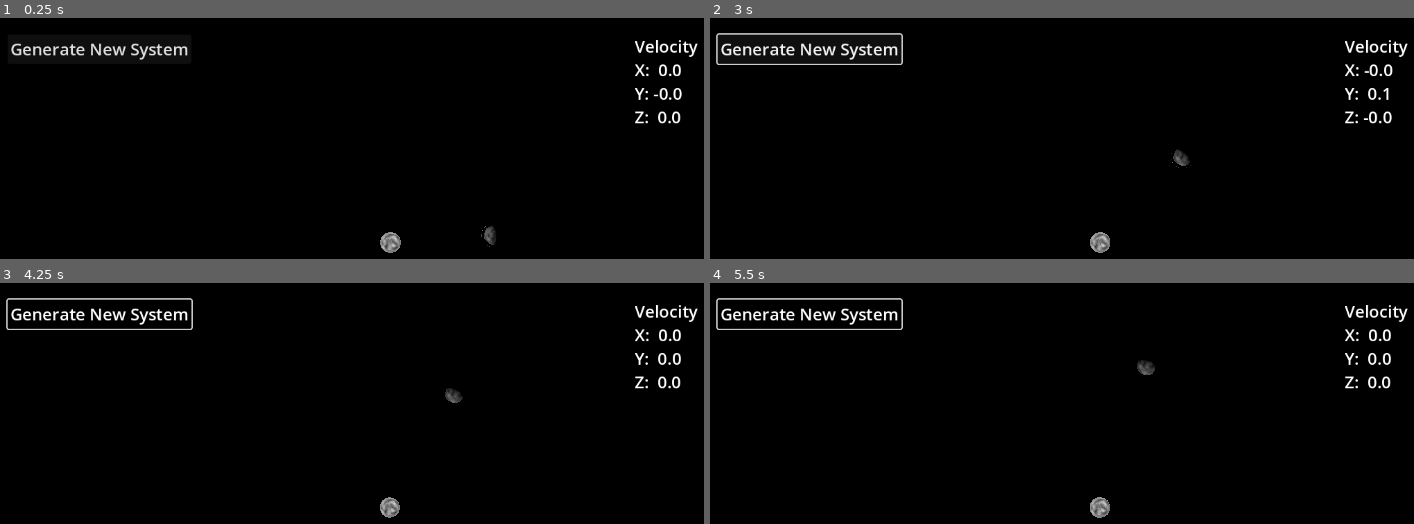
Above: before the commit, frames 1-4 (two rows, left to right).
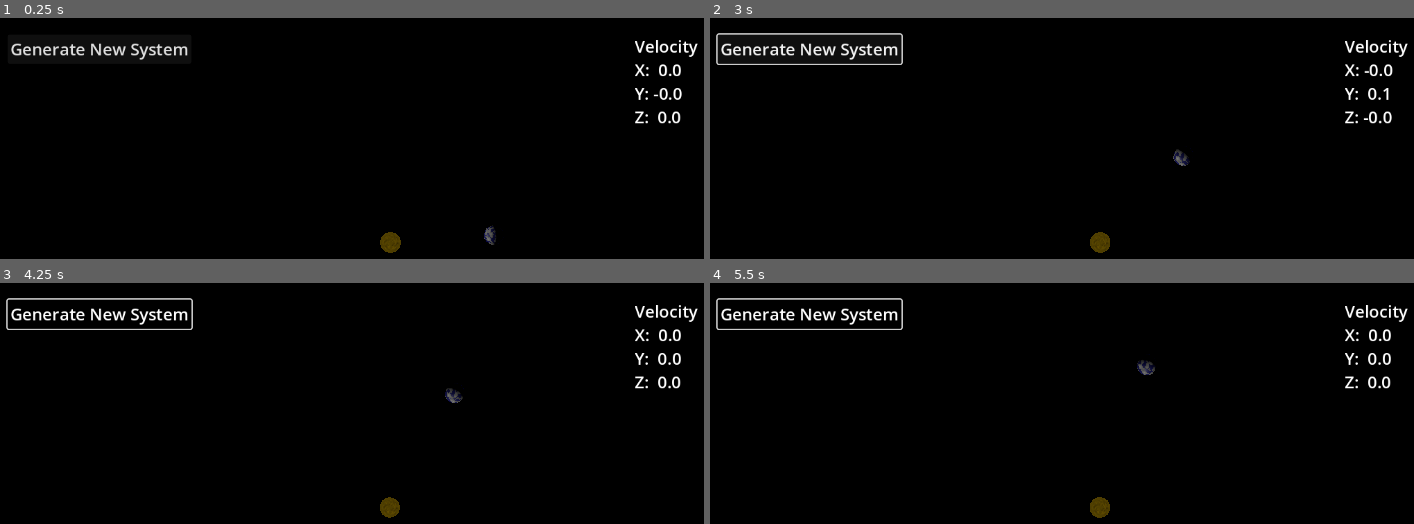
Above: after the commit, the same moments.

Repository: kruzaavn/solar_system_model
Game: Godot game, scene res://scenes/system/system.tscn
Same seed, same stepped clock (60 frames per second), same inputs: the game is played once before the commit and once after it.
Inputs (mouse positions are in pixels of both pictures, inside the frame that each line leads up to):
- Up to frame 1 (0.25 s): no input
- Up to frame 2 (3 s): click "Generate New System" at 0.5 s; click "Generate New System" at 1.25 s; move the mouse to (1273, 220) at 2.02 s; hold Right (Right) 2.03-2.78 s; hold Space (Halt) 2.03-2.78 s; move the mouse to (outside the picture) at 2.77 s; hold F (Back) from 2.78 s (still down); tap Space (Halt) at 2.85 s
- Up to frame 3 (4.25 s): move the mouse to (471, 408) at 3.52 s; release F (Back) at 3.53 s; hold Right (Right) from 3.53 s (still down); hold Space (Halt) from 3.53 s (still down)
- Up to frame 4 (5.5 s): move the mouse to (outside the picture) at 4.27 s; release Right (Right) at 4.28 s; release Space (Halt) at 4.28 s; hold R (Forward) 4.28-5.03 s; tap Space (Halt) at 4.35 s; move the mouse to (outside the picture) at 5.02 s; hold A (Left) from 5.03 s (still down); hold Space (Halt) from 5.03 s (still down)

The runs differ from the first frame. In frame 1, 0.2% of the frame differs, in the area x 53-71%, y 86-98%; in frame 2, 0.2%, in the area x 53-69%, y 55-98%; in frame 3, 0.2%; in frame 4, 0.2%.

Commit message:
added BodyData resouce to configure a body

Diff:
--- a/resources/BodyData.gd
+++ b/resources/BodyData.gd
@@ -6,3 +6,7 @@
 @export var noise: NoiseTexture2D
 
 @export var surface_graident: PackedColorArray
+
+@export_enum("ROCKY", "ATMOSPHERE", "OCEANIC", "GAS_GIANT") var biome: int
+
+@export_range(0.01, 1.0) var radius_ratio: float = 1.0
--- a/scenes/body/body.gd
+++ b/scenes/body/body.gd
@@ -7,9 +7,12 @@
 
 @export var data: Resource:
 	set(value):
+
 		data = value
 
-		data.changed.connect(build)
+		if data is BodyData and not data.changed.is_connected(build):
+
+			data.changed.connect(build)
 
 func _ready():
 
@@ -49,8 +52,6 @@
 
 func build():
 
-	print('build called')
-
 	var material = $SurfaceMesh.mesh.get_material()
 
 	material.set_shader_parameter('height_map', data.noise)
--- a/scenes/body/body.tscn
+++ b/scenes/body/body.tscn
@@ -1,27 +1,60 @@
-[gd_scene load_steps=15 format=3 uid="uid://0muswldcin2y"]
+[gd_scene load_steps=21 format=3 uid="uid://0muswldcin2y"]
 
 [ext_resource type="Script" path="res://scenes/body/body.gd" id="1_h0e1s"]
 [ext_resource type="Shader" path="res://scenes/body/planetary_body.gdshader" id="1_nvprb"]
 [ext_resource type="Script" path="res://resources/BodyData.gd" id="2_q5xe8"]
 [ext_resource type="Shader" path="res://scenes/body/outline.gdshader" id="3_jxveo"]
+[ext_resource type="Shader" path="res://scenes/body/ocean_body.gdshader" id="3_wiv0h"]
 [ext_resource type="Texture2D" uid="uid://suwchw33ficm" path="res://scenes/body/outline_curve_texture.tres" id="4_hmj63"]
 
-[sub_resource type="Gradient" id="Gradient_rpb3a"]
+[sub_resource type="Gradient" id="Gradient_4o6it"]
 
-[sub_resource type="FastNoiseLite" id="FastNoiseLite_tmmf2"]
+[sub_resource type="FastNoiseLite" id="FastNoiseLite_1tiss"]
 noise_type = 3
-frequency = 0.001
-fractal_type = 2
 
 [sub_resource type="NoiseTexture2D" id="NoiseTexture2D_435c6"]
 seamless = true
-color_ramp = SubResource("Gradient_rpb3a")
-noise = SubResource("FastNoiseLite_tmmf2")
+color_ramp = SubResource("Gradient_4o6it")
+noise = SubResource("FastNoiseLite_1tiss")
 
 [sub_resource type="Resource" id="Resource_7bqi0"]
 script = ExtResource("2_q5xe8")
 noise = SubResource("NoiseTexture2D_435c6")
-surface_graident = PackedColorArray(0, 0.823529, 0, 1, 0.882353, 0.780392, 0, 1)
+surface_graident = PackedColorArray()
+biome = 0
+radius_ratio = 0.01
+
+[sub_resource type="Gradient" id="Gradient_aloup"]
+
+[sub_resource type="FastNoiseLite" id="FastNoiseLite_kk4ps"]
+noise_type = 3
+fractal_octaves = 10
+
+[sub_resource type="NoiseTexture2D" id="NoiseTexture2D_4xqpw"]
+in_3d_space = true
+seamless = true
+as_normal_map = true
+color_ramp = SubResource("Gradient_aloup")
+noise = SubResource("FastNoiseLite_kk4ps")
+
+[sub_resource type="ShaderMaterial" id="ShaderMaterial_827ri"]
+render_priority = 0
+shader = ExtResource("3_wiv0h")
+shader_parameter/color = Color(0, 0, 0.517647, 0.721569)
+shader_parameter/metallic = 0.1
+shader_parameter/roughness = 0.49
+shader_parameter/wave = 200.0
+shader_parameter/depth = null
+shader_parameter/edge_scale = null
+shader_parameter/near = 1.0
+shader_parameter/far = 100.0
+shader_parameter/edge_color = Color(0.00784314, 0.00784314, 0, 1)
+shader_parameter/normal = SubResource("NoiseTexture2D_4xqpw")
+
+[sub_resource type="SphereMesh" id="SphereMesh_ret8w"]
+material = SubResource("ShaderMaterial_827ri")
+radius = 0.55
+height = 1.1
 
 [sub_resource type="ShaderMaterial" id="ShaderMaterial_uywuu"]
 resource_local_to_scene = true
@@ -41,7 +74,7 @@
 [sub_resource type="ShaderMaterial" id="ShaderMaterial_jj1ik"]
 render_priority = 0
 shader = ExtResource("3_jxveo")
-shader_parameter/show = true
+shader_parameter/show = false
 shader_parameter/color = Color(0.635294, 0.717647, 1, 1)
 shader_parameter/alpha = ExtResource("4_hmj63")
 
@@ -58,6 +91,9 @@
 script = ExtResource("1_h0e1s")
 data = SubResource("Resource_7bqi0")
 
+[node name="OceanMesh" type="MeshInstance3D" parent="."]
+mesh = SubResource("SphereMesh_ret8w")
+
 [node name="SurfaceMesh" type="MeshInstance3D" parent="."]
 mesh = SubResource("SphereMesh_5unp5")
 
@@ -65,6 +101,9 @@
 mesh = SubResource("SphereMesh_amu6v")
 skeleton = NodePath("../SurfaceMesh")
 
+[node name="AtmosphereMesh" type="MeshInstance3D" parent="."]
+visible = false
+
 [node name="CollisionShape3D" type="CollisionShape3D" parent="."]
 shape = SubResource("SphereShape3D_mh63o")
 
--- /dev/null
+++ b/scenes/body/ocean_body.gdshader
@@ -0,0 +1,35 @@
+shader_type spatial;
+
+uniform sampler2D depth_texture : hint_depth_texture;
+uniform sampler2D normal;
+uniform vec4 color: source_color;
+uniform float metallic : hint_range(0.0, 1.0, 0.01) = 0.0;
+uniform float roughness : hint_range(0.0, 1.0, 0.01) = 0.0;
+uniform float wave: hint_range(1.0, 1000.0, 1.0) = 1.0;
+
+uniform vec4 edge_color: source_color = vec4(1.0, 1.0, 1.0, 1.0);
+
+varying vec3 world;
+
+
+void vertex() {
+
+	world = (MODEL_MATRIX * vec4(VERTEX, 1)).xyz;
+
+}
+
+
+
+void fragment() {
+
+	float d = texture(depth_texture, UV).x;
+
+
+	ALBEDO = color.rgb;
+	ALPHA = color.a;
+	METALLIC = metallic;
+	ROUGHNESS = roughness;
+	RIM=0.2;
+	NORMAL_MAP = texture(normal, vec2(UV.x + TIME / wave, UV.y )).rgb;
+	NORMAL_MAP_DEPTH = 1.0;
+}
--- a/scenes/body/planetary_body.gdshader
+++ b/scenes/body/planetary_body.gdshader
@@ -4,6 +4,18 @@
 uniform sampler2D mesh_texture;
 uniform float sample_scale;
 uniform bool emmit;
+
+varying vec3 world;
+
+
+void vertex() {
+
+	vec4 height_sample = texture(height_map, UV);
+
+	VERTEX += NORMAL * height_sample.x * sample_scale;
+
+}
+
 
 void fragment() {
 
@@ -17,11 +29,3 @@
 
 	};
 }
-
-void vertex() {
-
-	vec4 height_sample = texture(height_map, UV);
-
-	VERTEX += NORMAL * height_sample.x * sample_scale;
-
-}
--- a/scenes/system/system.tscn
+++ b/scenes/system/system.tscn
@@ -7,8 +7,14 @@
 [ext_resource type="PackedScene" uid="uid://0muswldcin2y" path="res://scenes/body/body.tscn" id="3_uicn7"]
 
 [sub_resource type="Gradient" id="Gradient_th5x7"]
+colors = PackedColorArray(0, 0, 0, 1, 0.626167, 0.493241, 0.0322742, 1)
 
 [sub_resource type="FastNoiseLite" id="FastNoiseLite_yvp6d"]
+noise_type = 3
+frequency = 0.05
+domain_warp_enabled = true
+domain_warp_type = 1
+metadata/_preview_in_3d_space_ = true
 
 [sub_resource type="NoiseTexture2D" id="NoiseTexture2D_qaphc"]
 seamless = true
